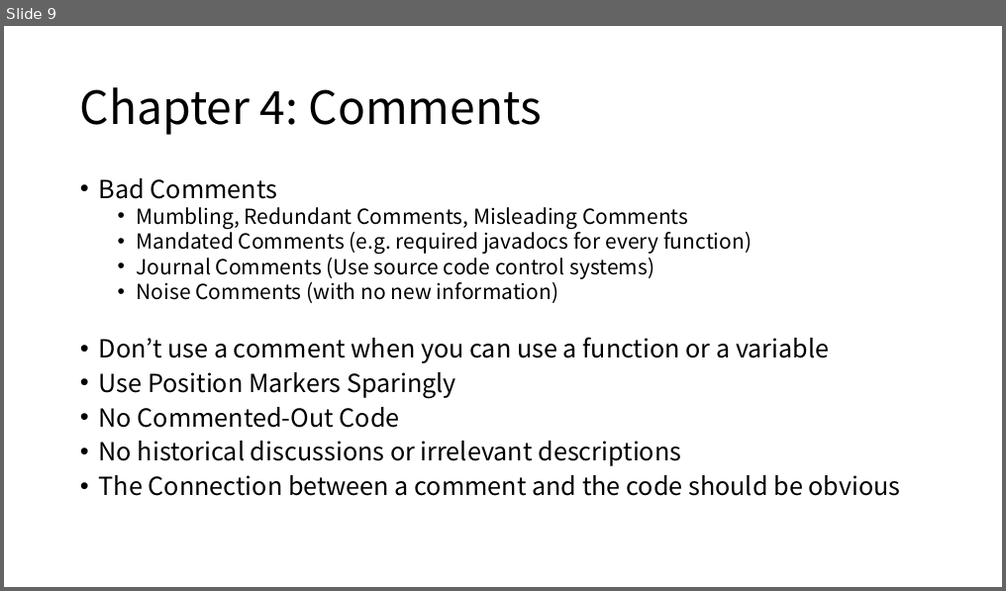
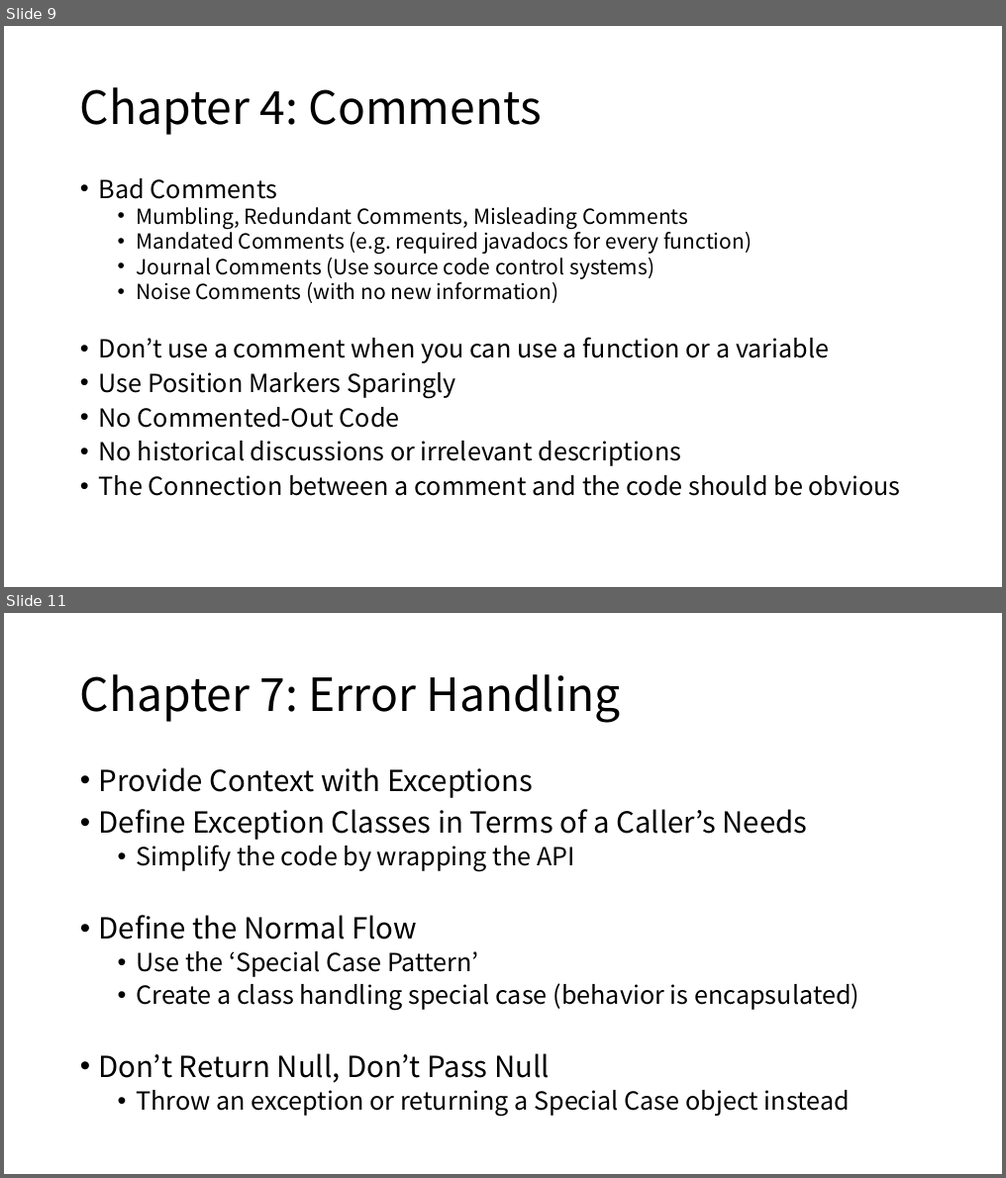
Before and after one commit to Eyebrowmoon/CS490, a slide deck: cleanCode1.pptx. Shown one above the other, each under a label of ours: slide 9 before the commit, slides 9 and 11 after it; the slides between them are not shown. The pictures are 1006x591 and 1006x1178 pixels, drawn with LibreOffice and Linux fonts; fonts in the diff are those of the drawing. Boxes give left, top, right and bottom in pixels: in the first picture for what was removed or moved away, otherwise in the second. Text is boxed around its words. In the diff, an @@ line names an element or a change of style, - is before the commit and + after.

```diff
--- a/cleanCode1.pptx
+++ b/cleanCode1.pptx
@@ slide 11 added at (4, 613, 1002, 1174), background #FFFFFF @@
@@ title added at (80, 674, 621, 723), 44 pt, text #000000 @@
+Chapter 7: Error Handling
@@ text added at (99, 767, 859, 1117), 24 pt, text #000000 @@
+• Provide Context with Exceptions
+• Define Exception Classes in Terms of a Caller’s Needs
+  • Simplify the code by wrapping the API
+• Define the Normal Flow
+  • Use the ‘Special Case Pattern’
+  • Create a class handling special case (behavior is encapsulated)
+• Don’t Return Null, Don’t Pass Null
+  • Throw an exception or returning a Special Case object instead
```
Also in this commit, not shown: 2 other slides added.
